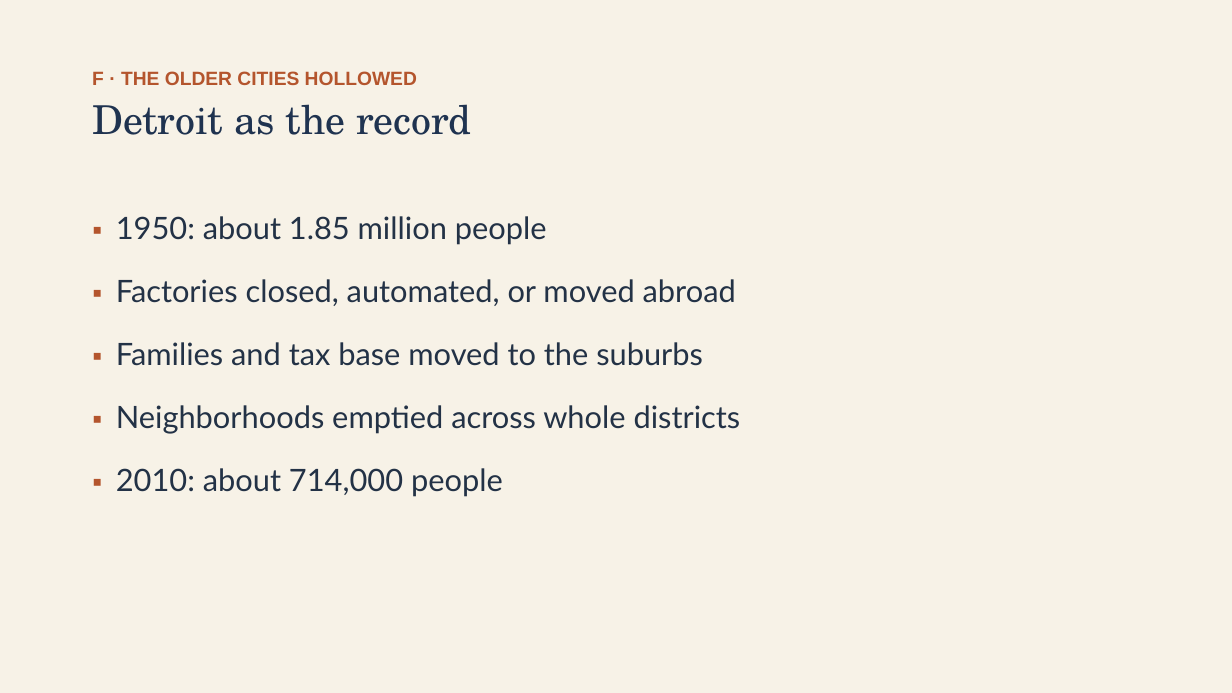
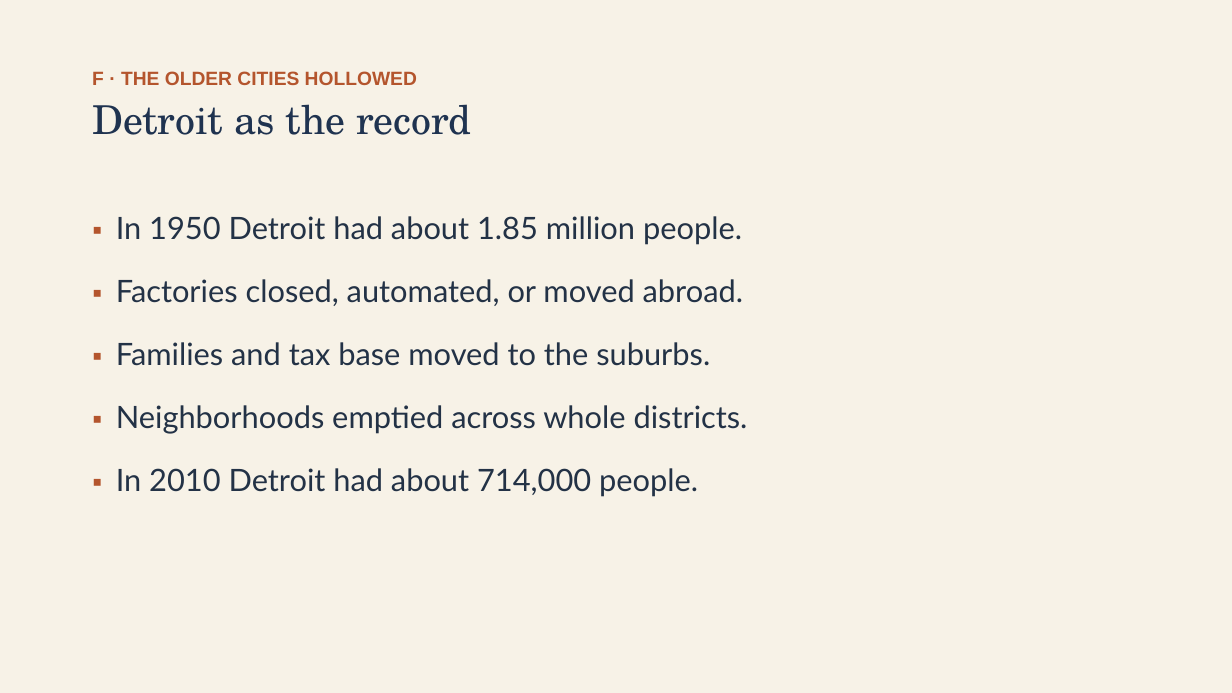
Before and after one commit to ab17gthb/humanities-curriculum-group, a slide deck: slide 19 of modern-america/lesson-05/lesson-05-slides.pptx. Drawn at 1232x693 pixels with LibreOffice and Linux fonts; fonts in the diff are those of the drawing. Boxes give left, top, right and bottom in pixels: in the first picture for what was removed or moved away, otherwise in the second. Text is boxed around its words. In the diff, an @@ line names an element or a change of style, - is before the commit and + after.

```diff
--- a/modern-america/lesson-05/lesson-05-slides.pptx
+++ b/modern-america/lesson-05/lesson-05-slides.pptx
@@ text at <box>116,216,748,497</box>: text changed @@
-▪ 1950: about 1.85 million people
-▪ Factories closed, automated, or moved abroad
-▪ Families and tax base moved to the suburbs
-▪ Neighborhoods emptied across whole districts
-▪ 2010: about 714,000 people
+▪ In 1950 Detroit had about 1.85 million people.
+▪ Factories closed, automated, or moved abroad.
+▪ Families and tax base moved to the suburbs.
+▪ Neighborhoods emptied across whole districts.
+▪ In 2010 Detroit had about 714,000 people.
```
Also in this commit, not shown: 7 other slides changed, 6 other files.
